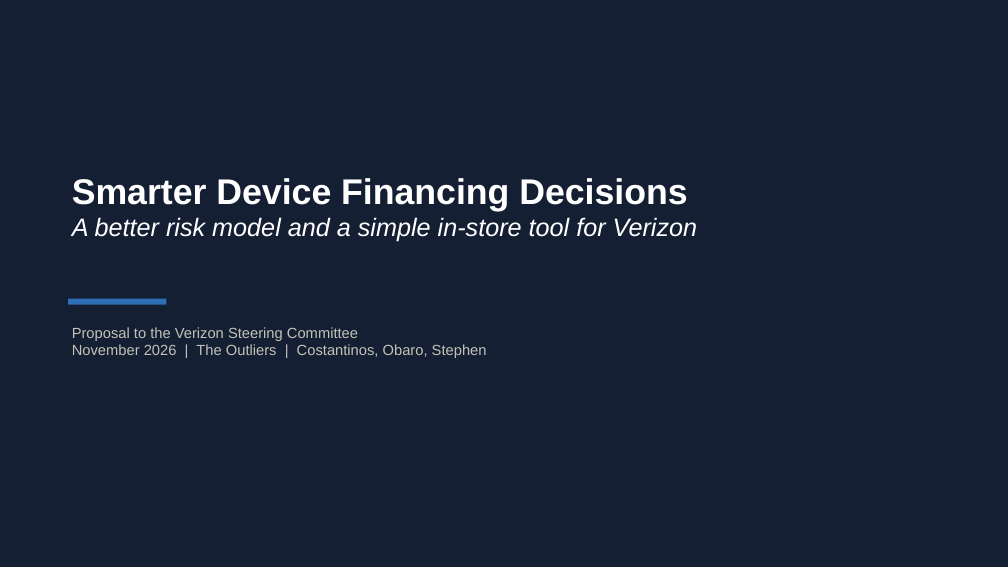
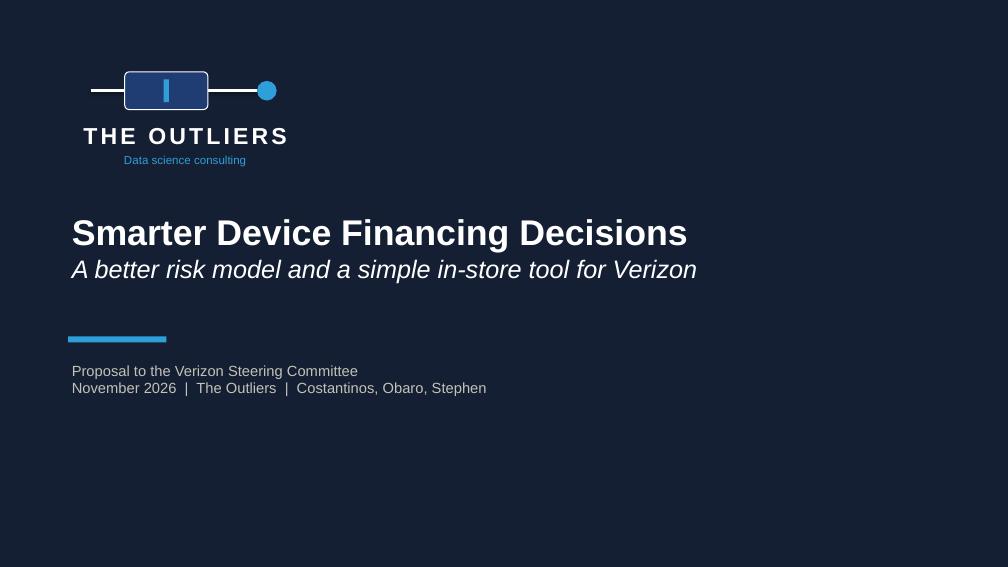
Before and after one commit to olerigha/Data-Learning, a slide deck: slide 1 of Leadership & Consulting in Data Science/Verizon EDA/Presentation/Verizon_Proposal_The_Outliers.pptx. Drawn at 1008x567 pixels with LibreOffice and Linux fonts; fonts in the diff are those of the drawing. Boxes give left, top, right and bottom in pixels: in the first picture for what was removed or moved away, otherwise in the second. Text is boxed around its words. In the diff, an @@ line names an element or a change of style, - is before the commit and + after.

```diff
--- a/Leadership & Consulting in Data Science/Verizon EDA/Presentation/Verizon_Proposal_The_Outliers.pptx
+++ b/Leadership & Consulting in Data Science/Verizon EDA/Presentation/Verizon_Proposal_The_Outliers.pptx
@@ rounded rectangle added at <box>125,72,208,110</box>, fill #1F3D73, outline #FFFFFF 1 pt @@
@@ rectangle added at <box>164,79,169,102</box>, fill #2E9FD9 @@
@@ ellipse added at <box>257,81,277,101</box>, fill #2E9FD9 @@
@@ line added from (91, 91) to (125, 91), #FFFFFF 3 pt @@
@@ line added from (208, 91) to (257, 91), #FFFFFF 3 pt @@
@@ text added at <box>83,128,287,145</box>, 22 pt, text #FFFFFF, bold @@
+THE OUTLIERS
@@ text added at <box>124,156,246,167</box>, 11 pt, text #2E9FD9 @@
+Data science consulting
@@ 2 texts, 1 rectangle: place and size @@
-2 texts, 1 rectangle at <box>68,178,698,358</box>
+2 texts, 1 rectangle at <box>68,219,698,396</box>
@@ rectangle at <box>68,337,166,343</box>: fill #2F6DB5 to #2E9FD9 @@
```
Also in this commit, not shown: 12 other slides changed, 5 slides added, 3 slides removed, 44 other files.
